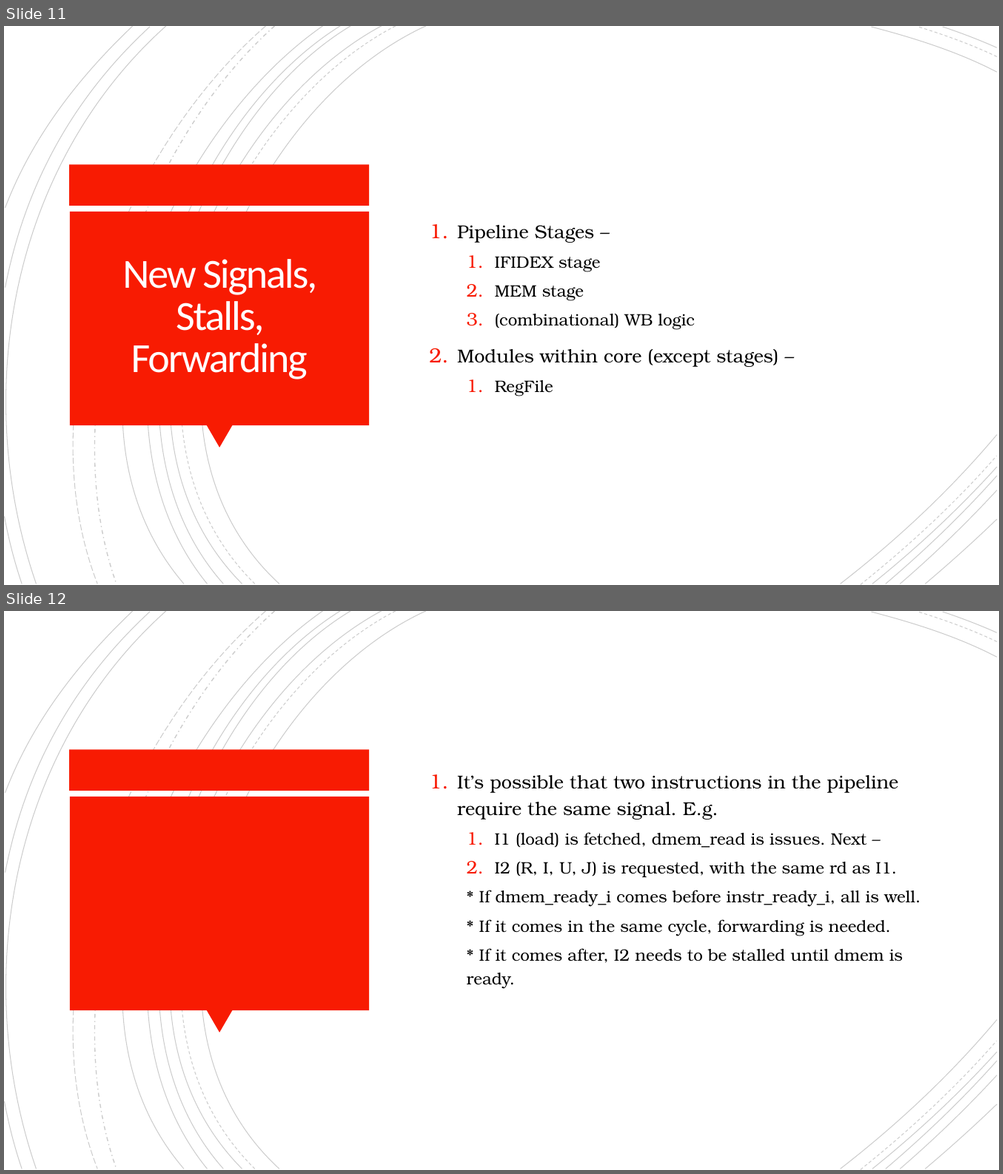
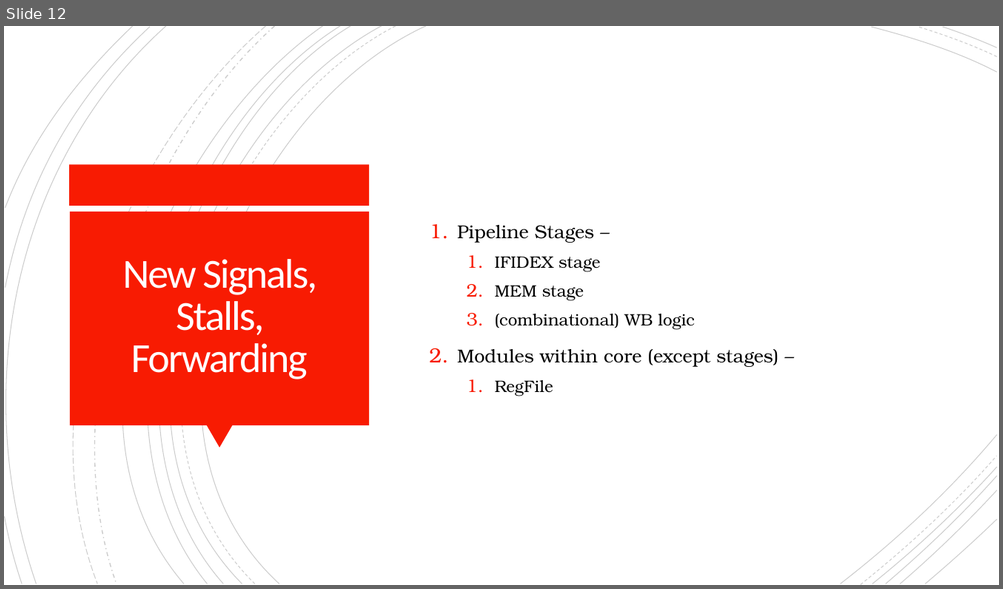
Before and after one commit to mrinav-saxena/riscv_verif0, a slide deck: rtl/core/multi_cycle/stall_for_mem_core.pptx. Shown one above the other, each under a label of ours: slides 11 and 12 before the commit, slide 12 after it. The pictures are 1003x1174 and 1003x589 pixels, drawn with LibreOffice and Linux fonts; fonts in the diff are those of the drawing. Boxes give left, top, right and bottom in pixels: in the first picture for what was removed or moved away, otherwise in the second. Text is boxed around its words. In the diff, an @@ line names an element or a change of style, - is before the commit and + after.

Commit message:
still implementing stall4mem_pip, updated documentation accordingly

```diff
--- a/rtl/core/multi_cycle/stall_for_mem_core.pptx
+++ b/rtl/core/multi_cycle/stall_for_mem_core.pptx
@@ slide 12 removed at [4,611,999,1170], background #FFFFFF; not listed: 24 template elements that a slide beside it also shows @@
@@ text removed at [457,775,920,989] @@
-1. It’s possible that two instructions in the pipeline require the same signal. E.g.
-  1. I1 (load) is fetched, dmem_read is issues. Next –
-  2. I2 (R, I, U, J) is requested, with the same rd as I1.
-  * If dmem_ready_i comes before instr_ready_i, all is well.
-  * If it comes in the same cycle, forwarding is needed.
-  * If it comes after, I2 needs to be stalled until dmem is ready.
@@ what was slide 11 is now slide 12 @@
```
Also in this commit, not shown: 1 slide added, 6 other files.
